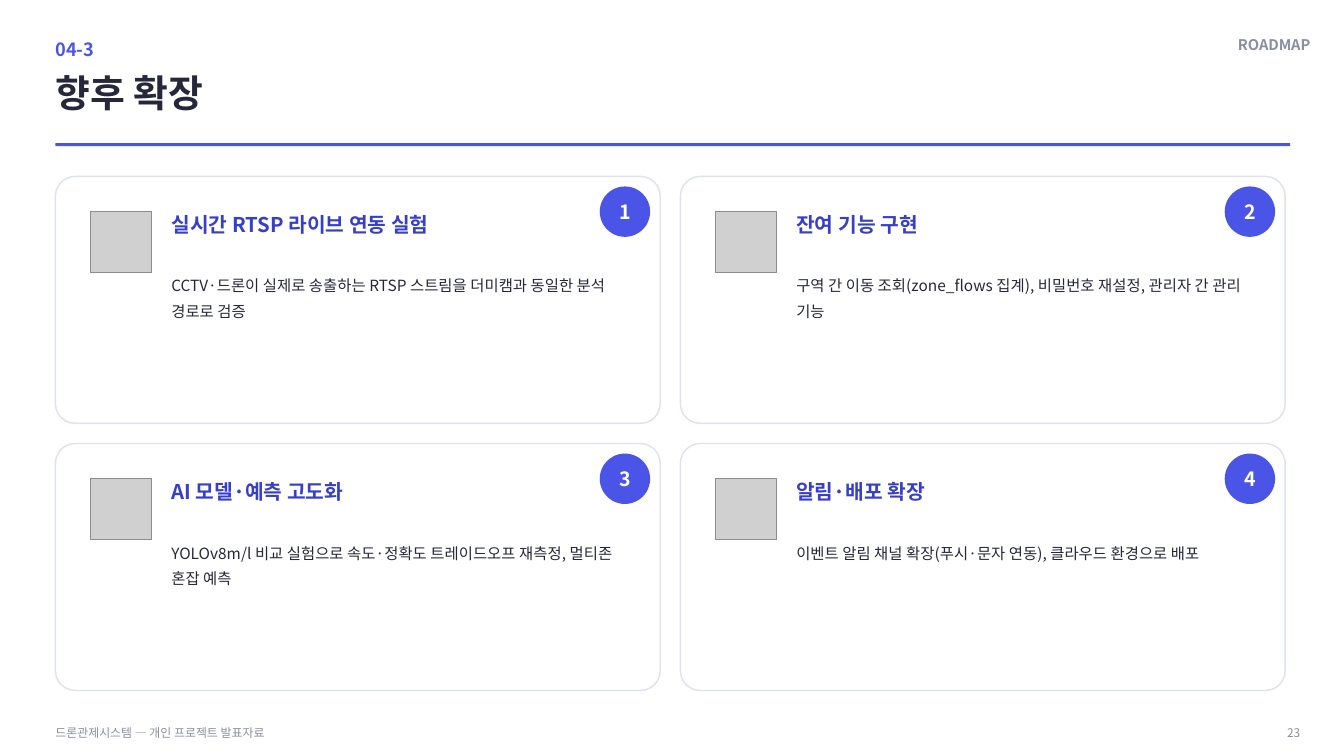
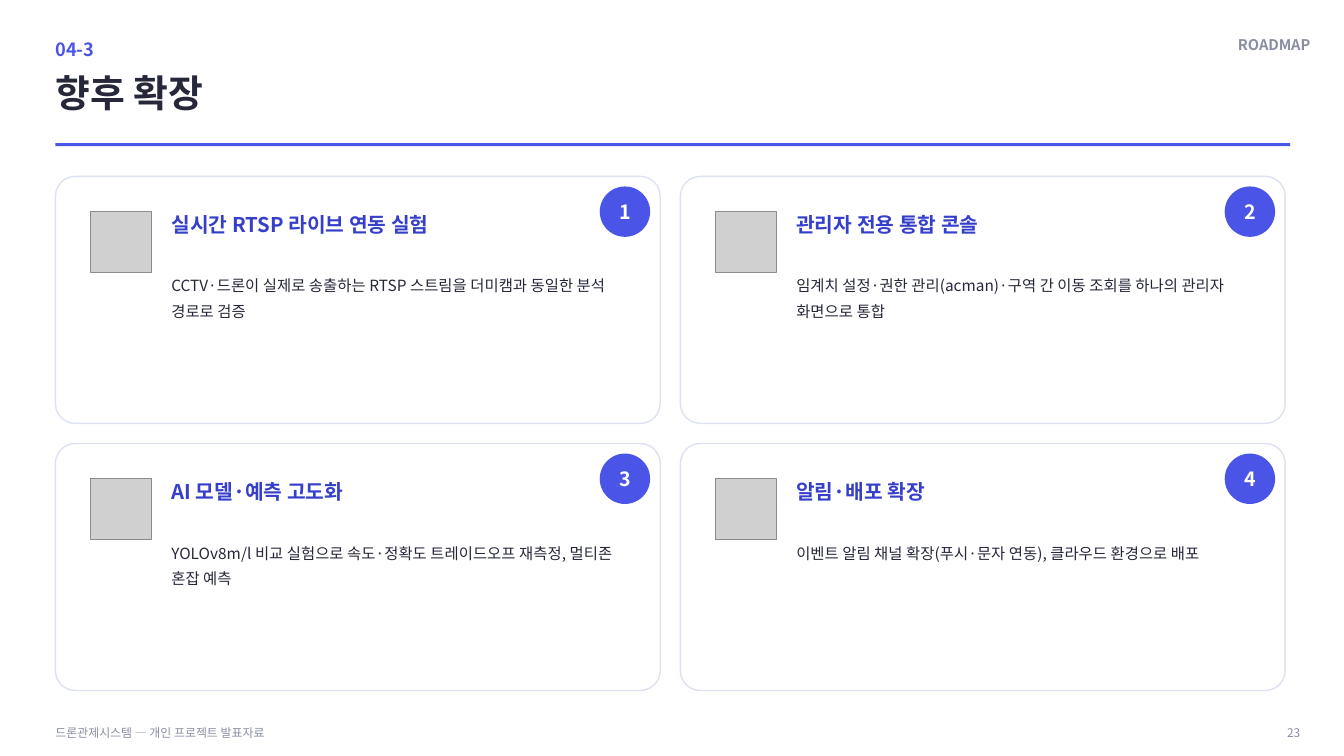
Before and after one commit to rlaeoaud7018/DroneControllSystemApp, a slide deck: slide 23 of docs/deliverables/발표자료.pptx. Drawn at 1344x756 pixels with LibreOffice and Linux fonts; fonts in the diff are those of the drawing; grey boxes stand for pictures; background and template pictures are left out. Boxes give left, top, right and bottom in pixels: in the first picture for what was removed or moved away, otherwise in the second. Text is boxed around its words. In the diff, an @@ line names an element or a change of style, - is before the commit and + after.

```diff
--- a/docs/deliverables/발표자료.pptx
+++ b/docs/deliverables/발표자료.pptx
@@ text at (796,215,978,234): text changed @@
-잔여 기능 구현
+관리자 전용 통합 콘솔
@@ text at (796,278,1225,318): text changed @@
-구역 간 이동 조회(zone_flows 집계), 비밀번호 재설정, 관리자 간 관리 기능
+임계치 설정·권한 관리(acman)·구역 간 이동 조회를 하나의 관리자 화면으로 통합
```
Also in this commit, not shown: 4 other slides changed, 3 other files.
